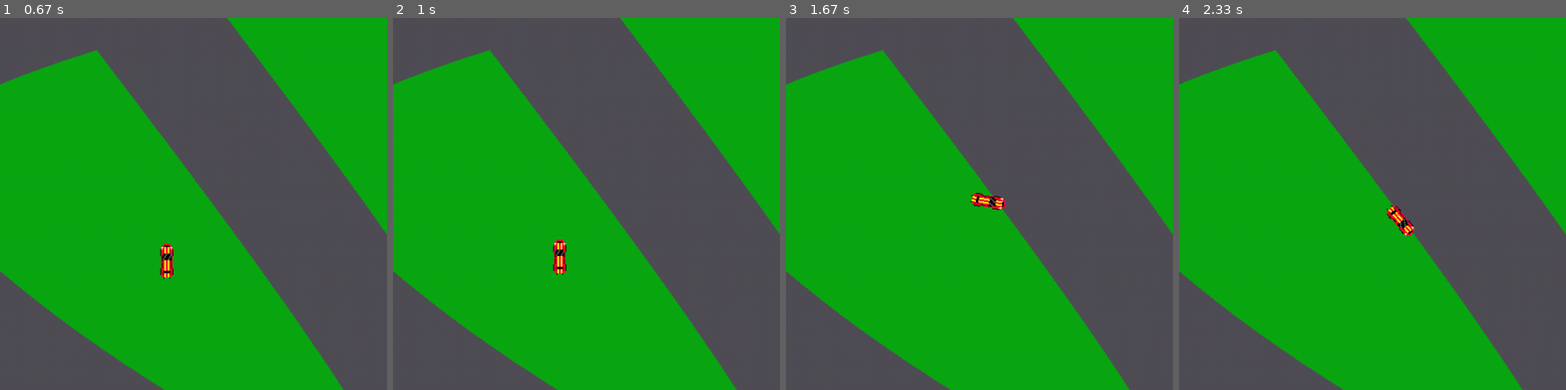
Above: before the commit, frames 1-4 (left to right).
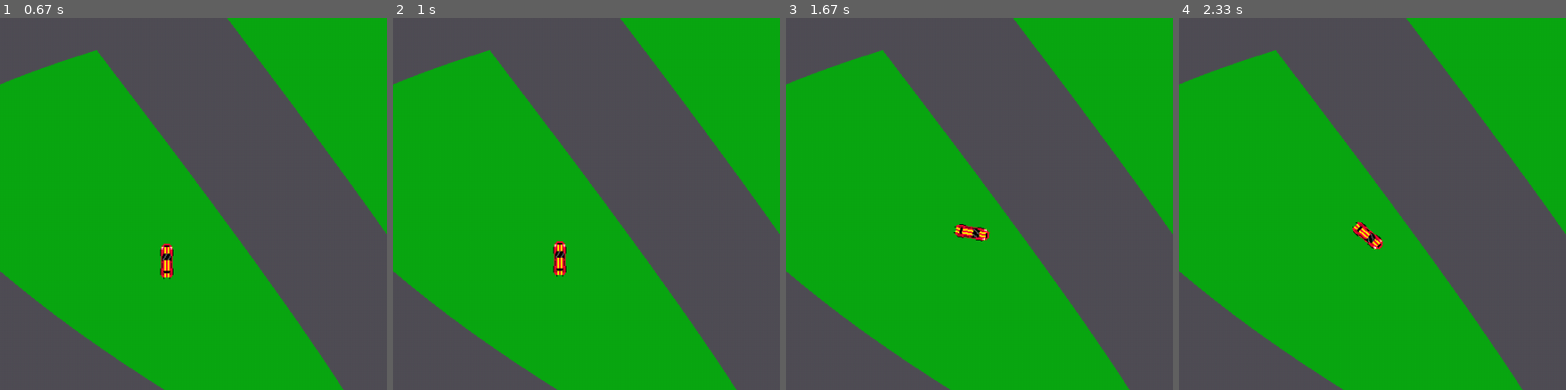
Above: after the commit, the same moments.

Repository: jakob07ffm/Car-game-pygame-
Game: pygame game, started from main.py
Two runs of this game, one before a commit and one after it. Both use one fixed random seed, a clock stepped at 60 frames per second and the inputs below.
Inputs:
- Up to frame 1 (0.67 s): no input
- Up to frame 2 (1 s): hold W from 0.83 s (still down)
- Up to frame 3 (1.67 s): release W at 1.3 s; hold D from 1.33 s (still down)
- Up to frame 4 (2.33 s): release D at 1.8 s
The pictures show only the part of the screen within x 29-79%, y 16-66%; the shares and areas given below are measured in that part.

Frame 1 is identical in both runs. In frame 2, 0.2% of the frame differs, in the area x 41-45%, y 59-70%; in frame 3, 0.6%, in the area x 43-58%, y 46-61%; in frame 4, 0.6%.

Commit message:
Update main.py

Diff:
--- a/main.py
+++ b/main.py
@@ -13,6 +13,7 @@
 WHITE = (255, 255, 255)
 RED = (255, 0, 0)
 GREEN = (0, 255, 0)
+TRACK_GREEN = (10, 169, 19)
 BLUE = (0, 0, 255)
 
 car_x = 500
@@ -21,7 +22,7 @@
 car_img_bad = pygame.image.load("car_pixel.png")
 car_img = pygame.transform.scale(car_img_bad, (32, 52))
 car_angle = 0
-car_acceleration = 0.1
+car_acceleration = 0.05
 car_turn_speed = 5
 car_max_speed = 7
 car_friction = 0.05
@@ -30,6 +31,18 @@
 
 clock = pygame.time.Clock()
 FPS = 60
+
+def color_check():
+    global car_x, car_y, car_speed
+    car_center_x = int(car_x)
+    car_center_y = int(car_y)
+    color_under_car = win.get_at((car_center_x, car_center_y))
+
+    if color_under_car == TRACK_GREEN:
+        print("Game Over! The car drove on green ground.")
+        car_speed = 0
+        return False
+    return True
 
 running = True
 while running:
@@ -43,16 +56,14 @@
 
     keys = pygame.key.get_pressed()
 
-    win.blit(track1_img, (0, 0))
-
     if keys[pygame.K_w]:
         car_speed += car_acceleration
     if keys[pygame.K_s]:
         car_speed -= car_acceleration
 
-    if keys[pygame.K_a] and not car_speed == 0:
+    if keys[pygame.K_a] and car_speed != 0:
         car_angle -= car_turn_speed
-    if keys[pygame.K_d] and not car_speed == 0:
+    if keys[pygame.K_d] and car_speed != 0:
         car_angle += car_turn_speed
 
     if car_speed > car_max_speed:
@@ -60,10 +71,11 @@
     if car_speed < -car_max_speed:
         car_speed = -car_max_speed
 
-    if not keys[pygame.K_w] and not keys[pygame.K_s] and not car_speed <= 0:
-        car_speed = max(0, car_speed - car_friction)
-    if not keys[pygame.K_w] and not keys[pygame.K_s] and car_speed < 0:
-        car_speed = min(0, car_speed + car_friction)
+    if not keys[pygame.K_w] and not keys[pygame.K_s]:
+        if car_speed > 0:
+            car_speed = max(0, car_speed - car_friction)
+        elif car_speed < 0:
+            car_speed = min(0, car_speed + car_friction)
 
     radians = math.radians(car_angle)
     car_x += car_speed * math.sin(radians)
@@ -78,12 +90,16 @@
     if car_y >= 980:
         car_y = 980
 
+    win.blit(track1_img, (0, 0))
+
     rotated_car_img = pygame.transform.rotate(car_img, -car_angle)
     new_rect = rotated_car_img.get_rect(center=(car_x, car_y))
-
     win.blit(rotated_car_img, new_rect.topleft)
 
     pygame.display.flip()
 
+    color_check()
+
+
 pygame.quit()
 sys.exit()
